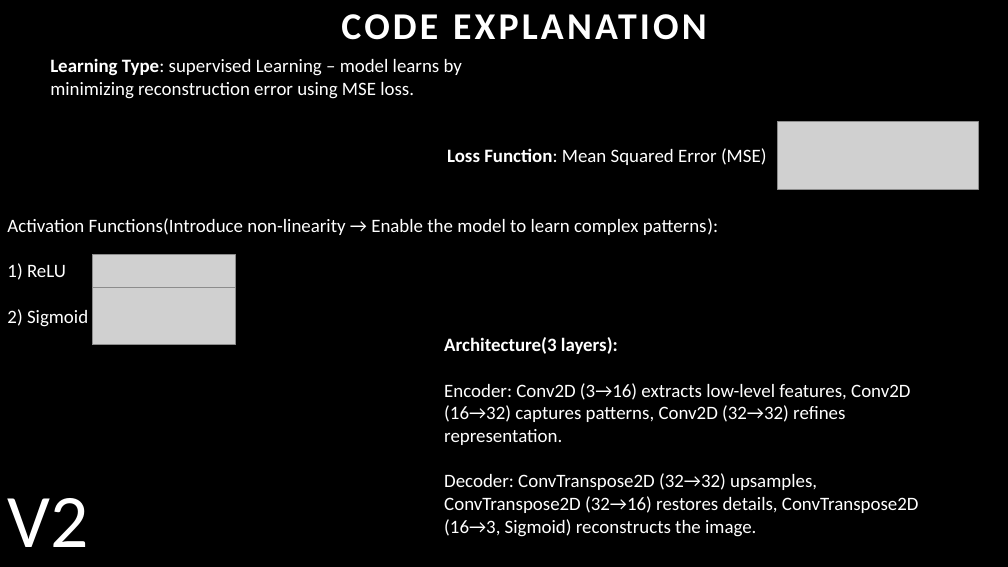
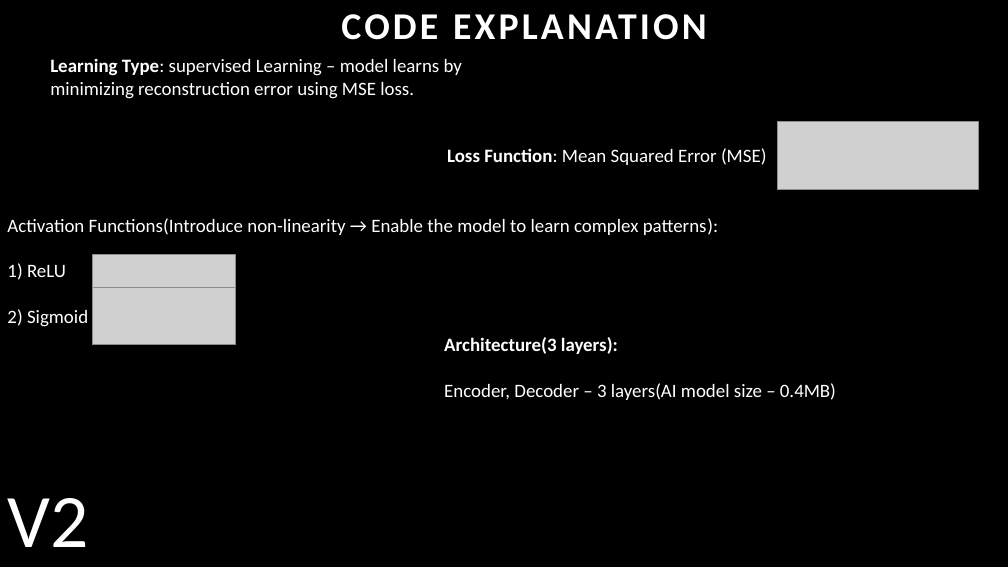
Before and after one commit to Heigen007/ai_photo_enhanse_python, a slide deck: slide 16 of ai_compression_project.pptx. Drawn at 1008x567 pixels with LibreOffice and Linux fonts; fonts in the diff are those of the drawing; grey boxes stand for pictures. Boxes give left, top, right and bottom in pixels: in the first picture for what was removed or moved away, otherwise in the second. Text is boxed around its words. In the diff, an @@ line names an element or a change of style, - is before the commit and + after.

```diff
--- a/ai_compression_project.pptx
+++ b/ai_compression_project.pptx
@@ text at (x1=444, y1=383, x2=836, y2=400): text changed @@
-Encoder: Conv2D (3→16) extracts low-level features, Conv2D (16→32) captures patterns, Conv2D (32→32) refines representation.
-Decoder: ConvTranspose2D (32→32) upsamples, ConvTranspose2D (32→16) restores details, ConvTranspose2D (16→3, Sigmoid) reconstructs the image.
+Encoder, Decoder – 3 layers(AI model size – 0.4MB)
```
Also in this commit, not shown: 6 other slides changed, 3 slides added, 8 other files.
